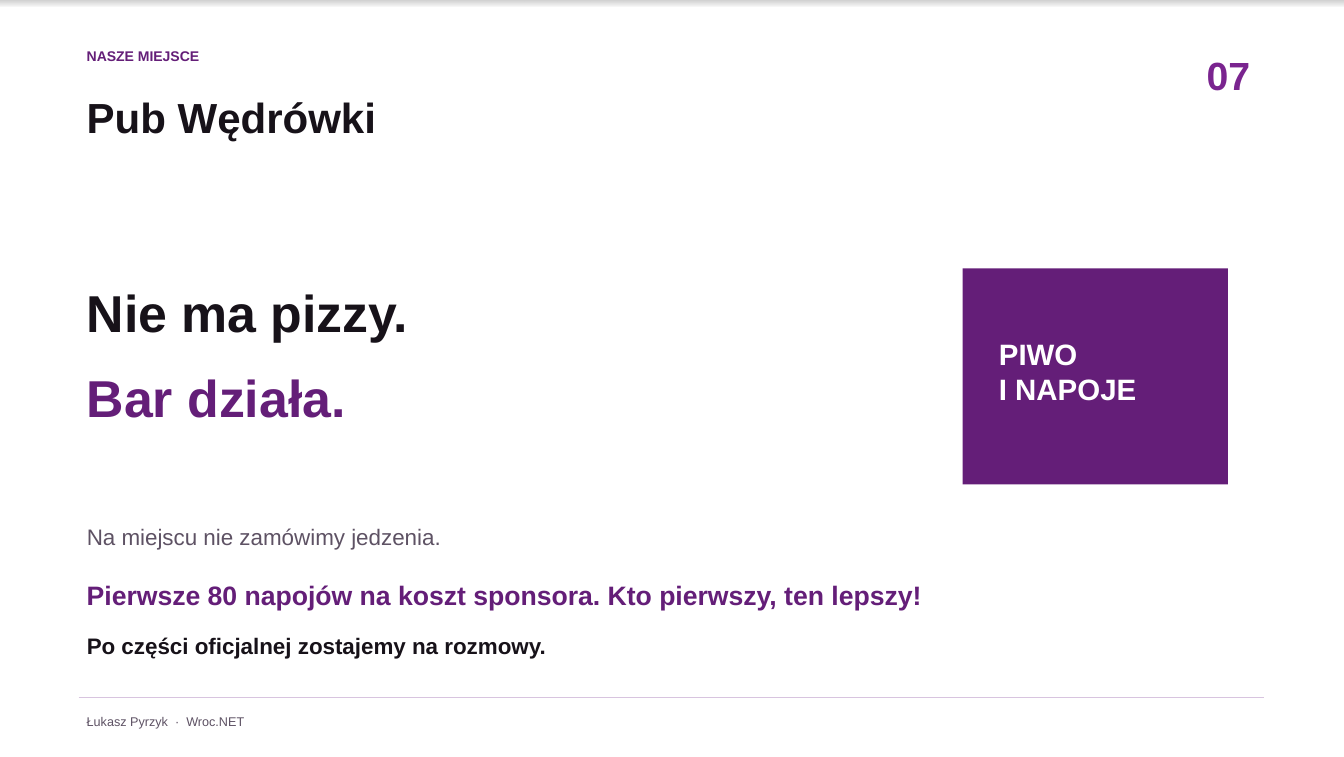
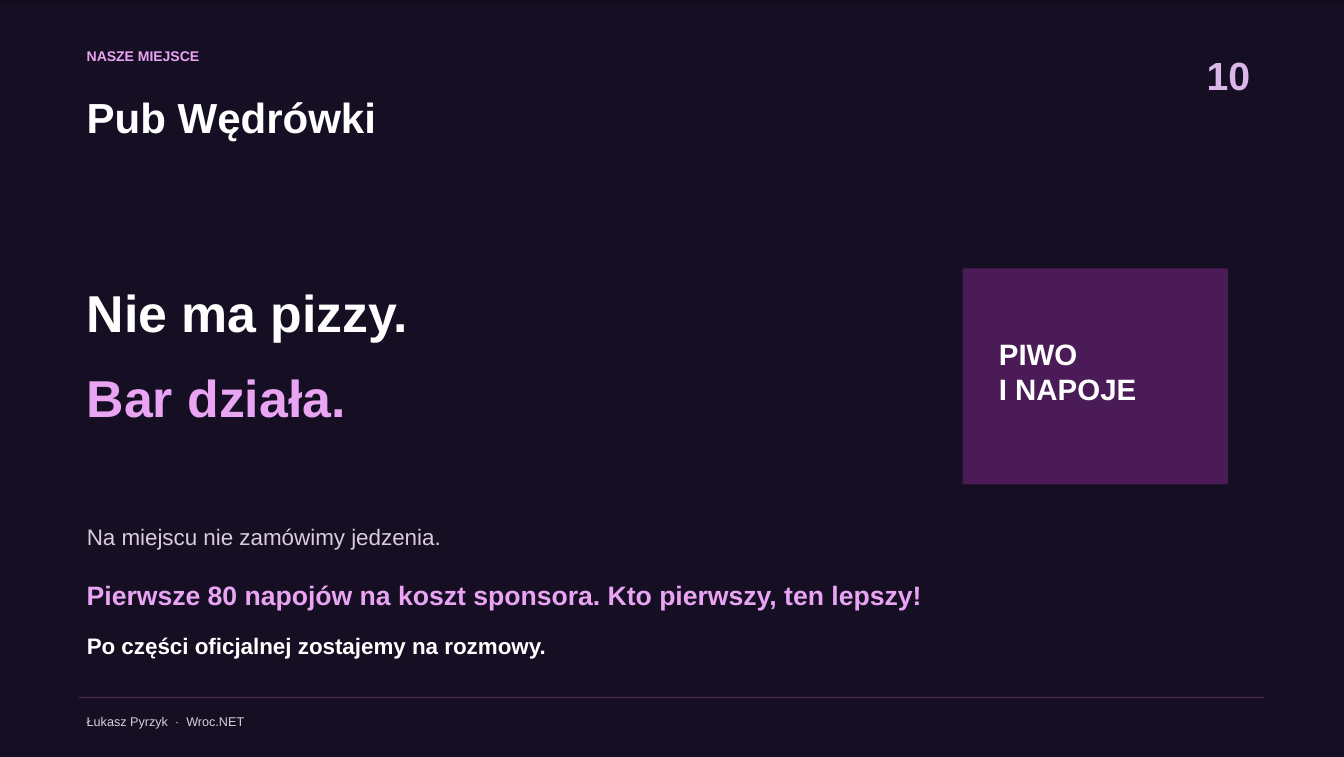
Before and after one commit to lukasz-pyrzyk/wrocnet.org, a slide deck: slide 10 of slides/171/2026-10-20-171-spotkanie.pptx (slide 7 before the commit). Drawn at 1344x757 pixels with LibreOffice and Linux fonts; fonts in the diff are those of the drawing. Boxes give left, top, right and bottom in pixels: in the first picture for what was removed or moved away, otherwise in the second. Text is boxed around its words. In the diff, an @@ line names an element or a change of style, - is before the commit and + after.

Commit message:
Refresh meetup 171 presentation with dark theme and updated flow

```diff
--- a/slides/171/2026-10-20-171-spotkanie.pptx
+++ b/slides/171/2026-10-20-171-spotkanie.pptx
@@ rectangle at (x1=0, y1=0, x2=1344, y2=757): fill #FFFFFF to #160E22 @@
@@ text at (x1=1207, y1=62, x2=1251, y2=91): text changed; text colour #7A248F to #D9B7E8 @@
-07
+10
@@ rectangle at (x1=963, y1=268, x2=1228, y2=484): fill #641E78 to #4A1B57 @@
@@ text "Na miejscu nie zamówimy jedzenia." at (x1=87, y1=528, x2=440, y2=550): text colour #5E5264 to #DACCE0 @@
@@ text colour #641E78 to #E9A4F4 in 3 elements at (x1=87, y1=51, x2=199, y2=61), (x1=87, y1=379, x2=345, y2=418), (x1=87, y1=585, x2=921, y2=610) @@
@@ text colour #171219 to #FFFFFF in 3 elements at (x1=87, y1=102, x2=376, y2=142), (x1=87, y1=294, x2=408, y2=343), (x1=87, y1=637, x2=545, y2=659) @@
@@ text "Łukasz Pyrzyk · Wroc.NET" at (x1=87, y1=717, x2=244, y2=729): text colour #5E5264 to #DACCE0 @@
@@ line (79, 697) - (1264, 697): stroke #D8C4DF 1 pt to #49314F 1 pt @@
```
Also in this commit, not shown: 9 other slides changed, 4 slides added, 3 slides removed, 4 other files.
